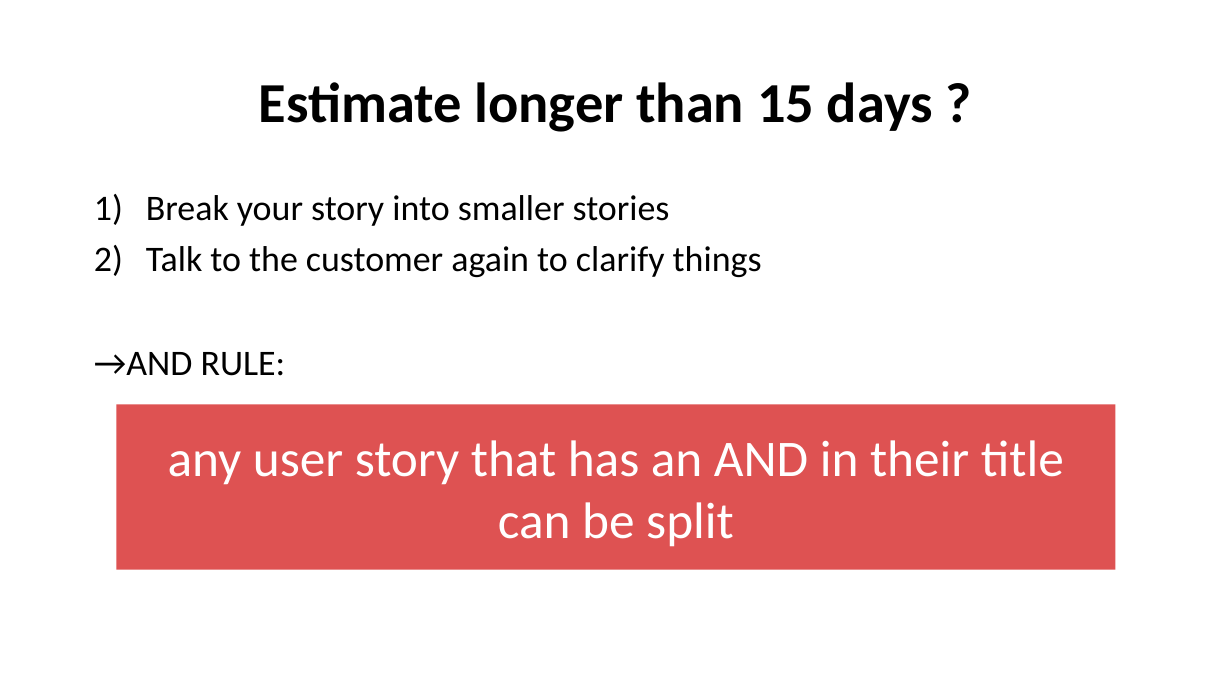
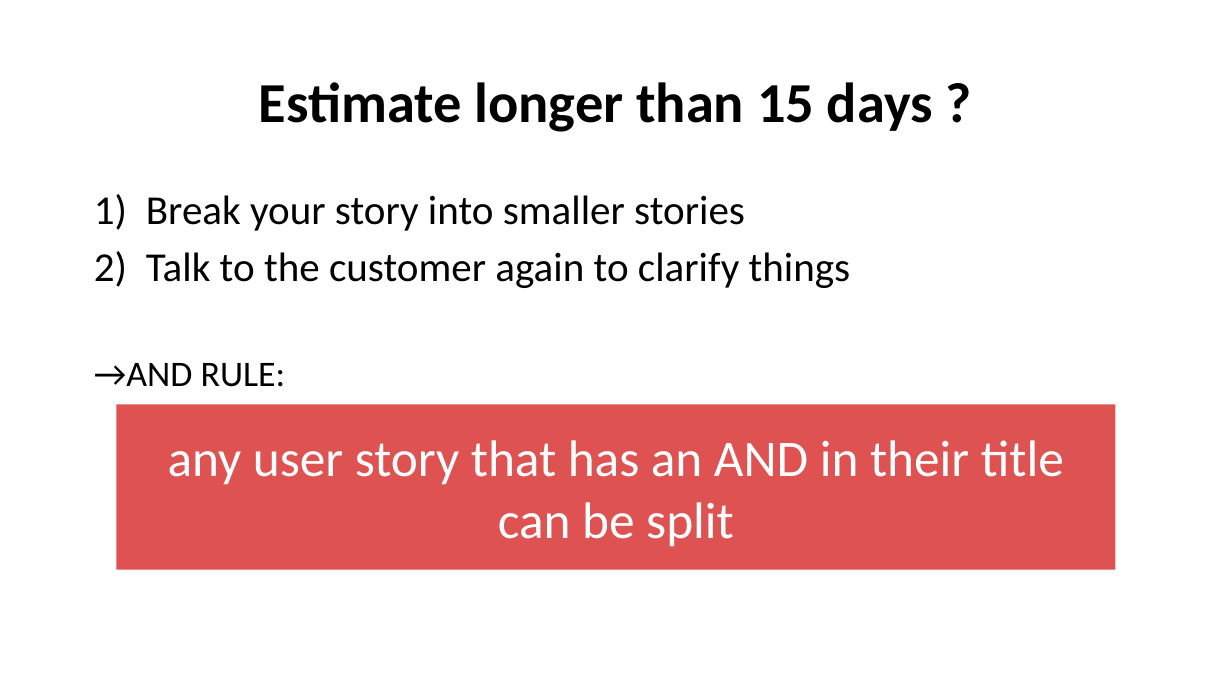
Before and after one commit to cschmitz96/Diverses, a slide deck: slide 16 of User story estimate.pptx (slide 2 before the commit). Drawn at 1232x693 pixels with LibreOffice and Linux fonts; fonts in the diff are those of the drawing. Boxes give left, top, right and bottom in pixels: in the first picture for what was removed or moved away, otherwise in the second. Text is boxed around its words. In the diff, an @@ line names an element or a change of style, - is before the commit and + after.

```diff
--- a/User story estimate.pptx
+++ b/User story estimate.pptx
@@ text at box(146, 195, 851, 288): size 28 to 32 pt in "Break your story into smaller stories", "Talk to the customer again to clarify ..." @@
```
Also in this commit, not shown: 6 other slides changed, 14 slides added, 1 slide removed, 24 other files.
